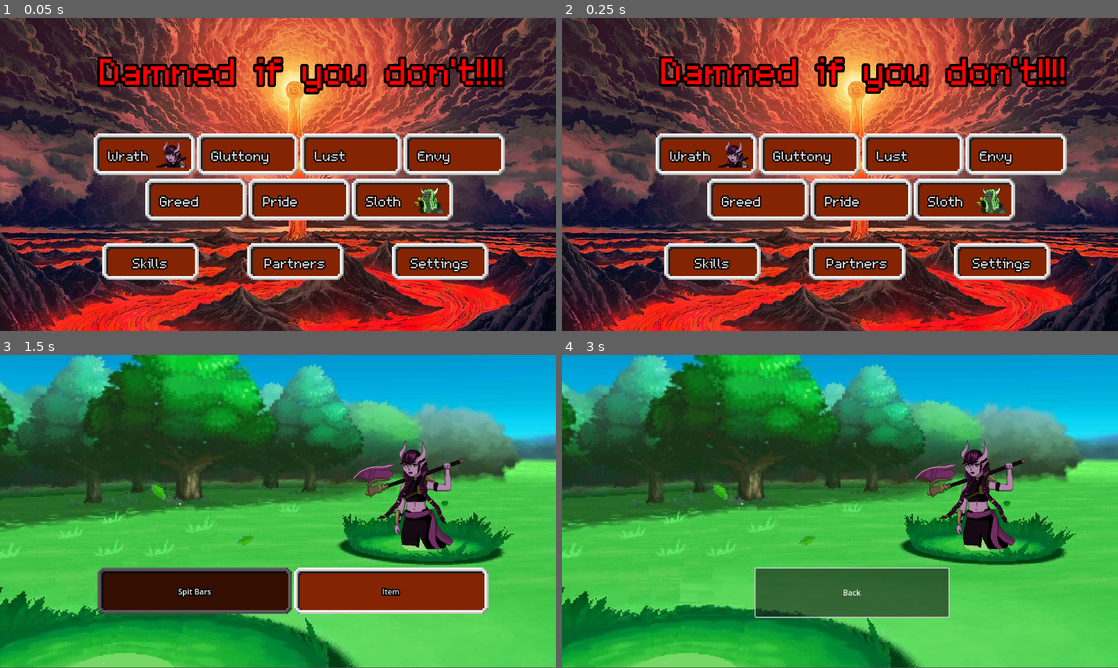
Above: before the commit, frames 1-4 (two rows, left to right).
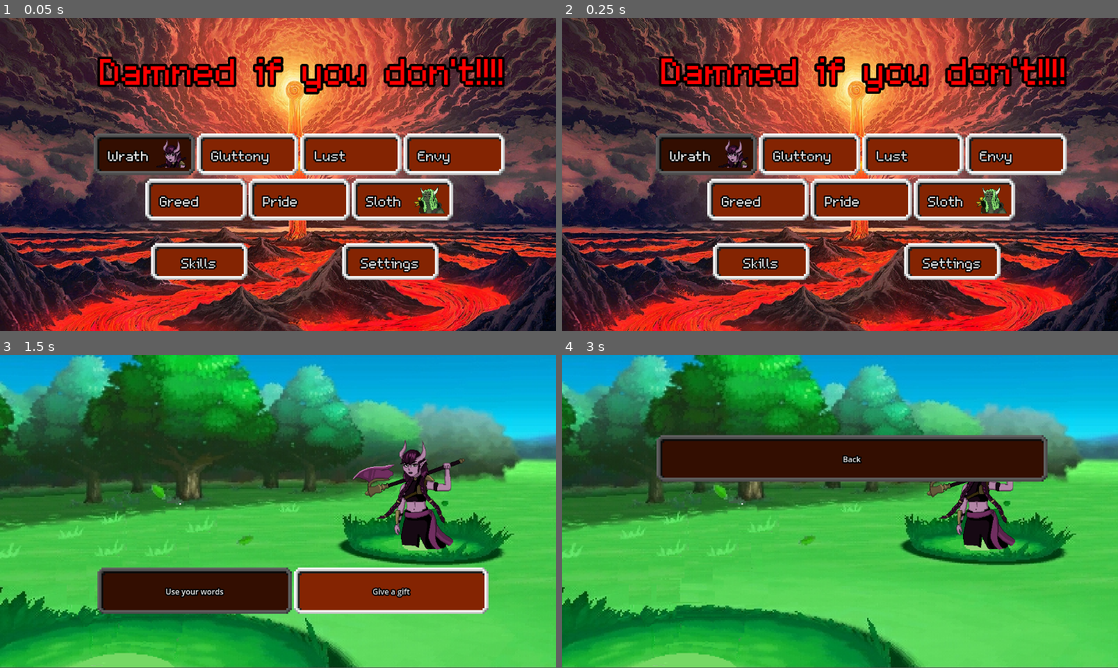
Above: after the commit, the same moments.

Repository: AyaPK/jingle-jam-2025
Game: Godot game, scene res://scenes/main_menu.tscn
The game is run twice, just before and just after one commit, with the same random seed, the same clock (stepped at 60 frames per second) and the same inputs.
Inputs (mouse positions are in pixels of both pictures, inside the frame that each line leads up to):
- Up to frame 1 (0.05 s): no input
- Up to frame 2 (0.25 s): no input
- Up to frame 3 (1.5 s): click "Wrath" at 0.5 s; tap Enter (ui_accept) at 1.25 s; move the mouse to (400, 495) at 1.27 s; tap T (test) at 1.35 s
- Up to frame 4 (3 s): tap Enter (ui_accept) at 1.52 s; click "Back" at 2 s; click "Spit Bars" (after the commit: "Use your words") at 2.75 s

The runs differ from the first frame. In frame 1, 8.7% of the frame differs, in the area x 16-88%, y 36-84%; in frame 2, 8.7%; in frame 3, 0.4%; in frame 4, 16%, in the area x 17-88%, y 25-84%.
Error before the commit: Parse Error: Preload file "res://resources/chocolate.tres" does not exist. (res://00_autoloads/00_player_manager.gd:11)

Commit message:
Lust import

Diff:
--- a/00_autoloads/00_player_manager.gd
+++ b/00_autoloads/00_player_manager.gd
@@ -8,8 +8,8 @@
 var seduction_dialog_pool: Array[Dialog]
 
 func _ready() -> void:
-	var chocolate: Item = preload("res://resources/chocolate.tres")
-	var flowers: Item = preload("res://resources/flowers.tres")
+	var chocolate: Item = preload("res://resources/items/chocolate.tres")
+	var flowers: Item = preload("res://resources/items/flowers.tres")
 	inventory.append(chocolate)
 	inventory.append(flowers)
 
--- a/scenes/battle.tscn
+++ b/scenes/battle.tscn
@@ -51,15 +51,19 @@
 [node name="FightMenu" type="CanvasLayer" parent="CanvasLayer" node_paths=PackedStringArray("first_button")]
 script = ExtResource("3_lpir7")
 show_in_menu_state = 1
-first_button = NodePath("Back")
+first_button = NodePath("HFlowContainer/Back")
 
-[node name="Back" type="Button" parent="CanvasLayer/FightMenu"]
+[node name="HFlowContainer" type="HFlowContainer" parent="CanvasLayer/FightMenu"]
+offset_left = 196.0
+offset_top = 166.0
+offset_right = 1006.0
+offset_bottom = 370.0
+
+[node name="Back" type="Button" parent="CanvasLayer/FightMenu/HFlowContainer"]
 custom_minimum_size = Vector2(400, 100)
-offset_left = 401.0
-offset_top = 442.0
-offset_right = 801.0
-offset_bottom = 542.0
+layout_mode = 2
 size_flags_horizontal = 3
+theme = ExtResource("3_p1qf1")
 text = "Back"
 script = ExtResource("3_a12nh")
 
@@ -78,7 +82,7 @@
 layout_mode = 2
 size_flags_horizontal = 3
 theme = ExtResource("3_p1qf1")
-text = "Spit Bars"
+text = "Use your words"
 script = ExtResource("3_a12nh")
 next_menu = 1
 
@@ -87,7 +91,7 @@
 layout_mode = 2
 size_flags_horizontal = 3
 theme = ExtResource("3_p1qf1")
-text = "Item"
+text = "Give a gift"
 script = ExtResource("3_a12nh")
 next_menu = 2
 
@@ -97,8 +101,8 @@
 
 [connection signal="mouse_entered" from="CanvasLayer/ItemsMenu/PanelContainer/BattleItemContainer/Back" to="CanvasLayer/ItemsMenu/PanelContainer/BattleItemContainer/Back" method="_on_mouse_entered"]
 [connection signal="pressed" from="CanvasLayer/ItemsMenu/PanelContainer/BattleItemContainer/Back" to="CanvasLayer/ItemsMenu/PanelContainer/BattleItemContainer/Back" method="_on_pressed"]
-[connection signal="mouse_entered" from="CanvasLayer/FightMenu/Back" to="CanvasLayer/FightMenu/Back" method="_on_mouse_entered"]
-[connection signal="pressed" from="CanvasLayer/FightMenu/Back" to="CanvasLayer/FightMenu/Back" method="_on_pressed"]
+[connection signal="mouse_entered" from="CanvasLayer/FightMenu/HFlowContainer/Back" to="CanvasLayer/FightMenu/HFlowContainer/Back" method="_on_mouse_entered"]
+[connection signal="pressed" from="CanvasLayer/FightMenu/HFlowContainer/Back" to="CanvasLayer/FightMenu/HFlowContainer/Back" method="_on_pressed"]
 [connection signal="mouse_entered" from="CanvasLayer/HomeMenu/HFlowContainer/Fight" to="CanvasLayer/HomeMenu/HFlowContainer/Fight" method="_on_mouse_entered"]
 [connection signal="pressed" from="CanvasLayer/HomeMenu/HFlowContainer/Fight" to="CanvasLayer/HomeMenu/HFlowContainer/Fight" method="_on_pressed"]
 [connection signal="mouse_entered" from="CanvasLayer/HomeMenu/HFlowContainer/Item" to="CanvasLayer/HomeMenu/HFlowContainer/Item" method="_on_mouse_entered"]
Not shown, added: assets/art/demons/lust/lust.png.import
